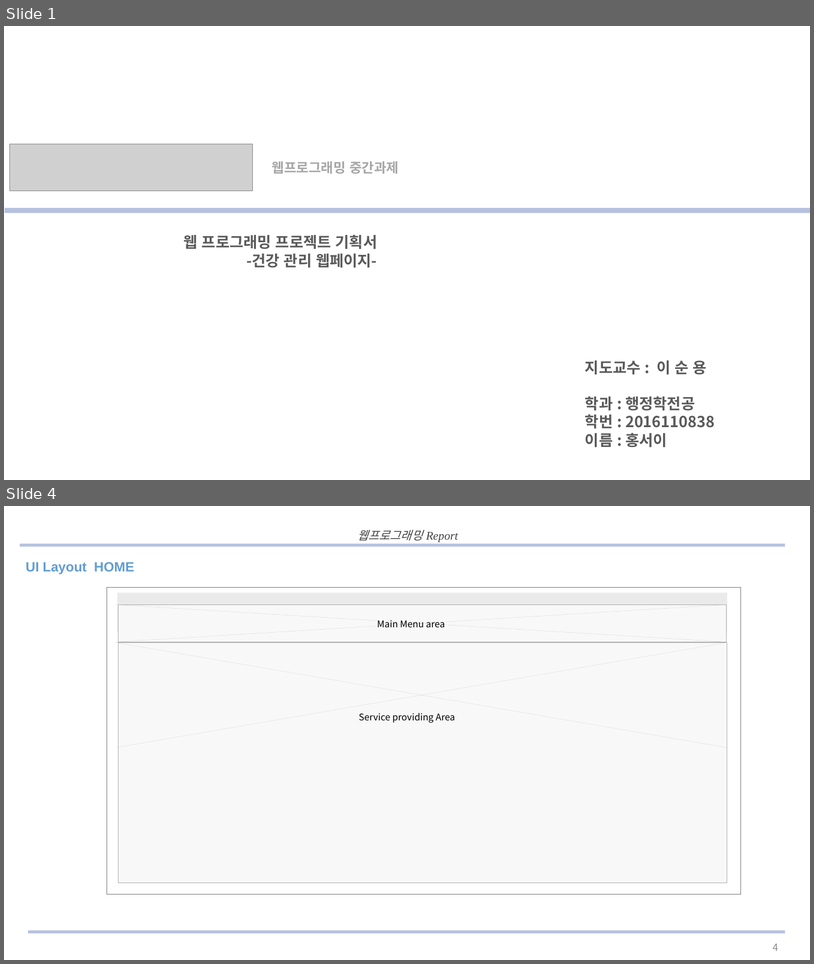
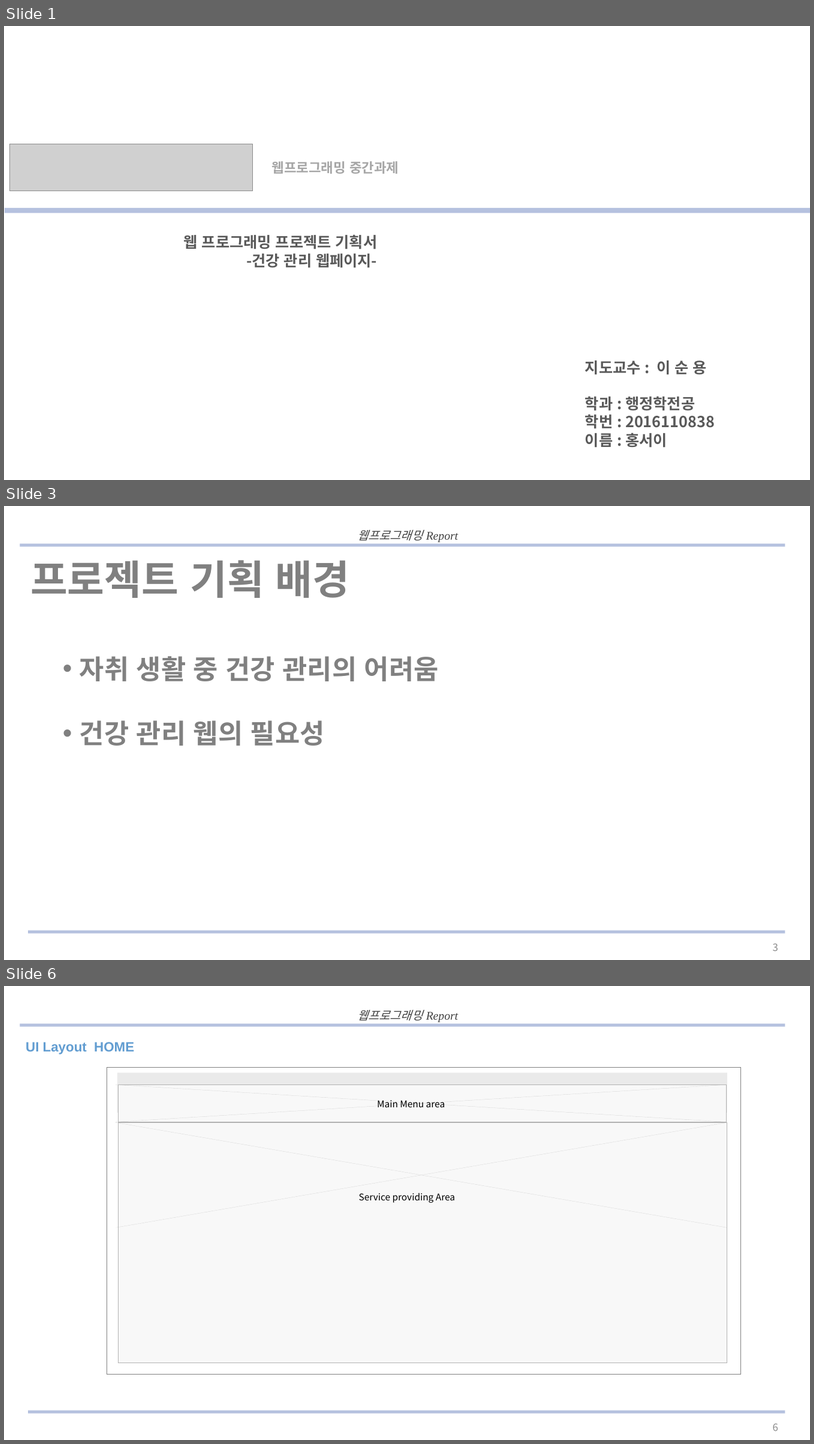
Before and after one commit to hongseoi/HealthCareWeb, a slide deck: 발표 ppt.pptx. Shown one above the other, each under a label of ours: slides 1 and 4 before the commit, slides 1, 3 and 6 after it; the slides between them are not shown. The pictures are 814x964 and 814x1444 pixels, drawn with LibreOffice and Linux fonts; fonts in the diff are those of the drawing; grey boxes stand for pictures. Boxes give left, top, right and bottom in pixels: in the first picture for what was removed or moved away, otherwise in the second. Text is boxed around its words. In the diff, an @@ line names an element or a change of style, - is before the commit and + after.

```diff
--- a/발표 ppt.pptx
+++ b/발표 ppt.pptx
@@ slide 3 added at (4, 506, 810, 960), background #FFFFFF; not listed: 3 template elements that a slide beside it also shows @@
@@ text added at (30, 560, 350, 598), 48 pt, text #808080, bold @@
+프로젝트 기획 배경
@@ text added at (80, 656, 439, 745), 32 pt, text #808080, bold @@
+• 자취 생활 중 건강 관리의 어려움
+• 건강 관리 웹의 필요성
@@ page number added at (773, 943, 779, 951), 12 pt, text #8C8C8C @@
+3
@@ what was slide 4 is now slide 6 @@
@@ page number at (773, 1423, 779, 1431): text changed @@
-4
+6
```
Also in this commit, not shown: 9 slides changed, 2 other slides added, 3 other files.
